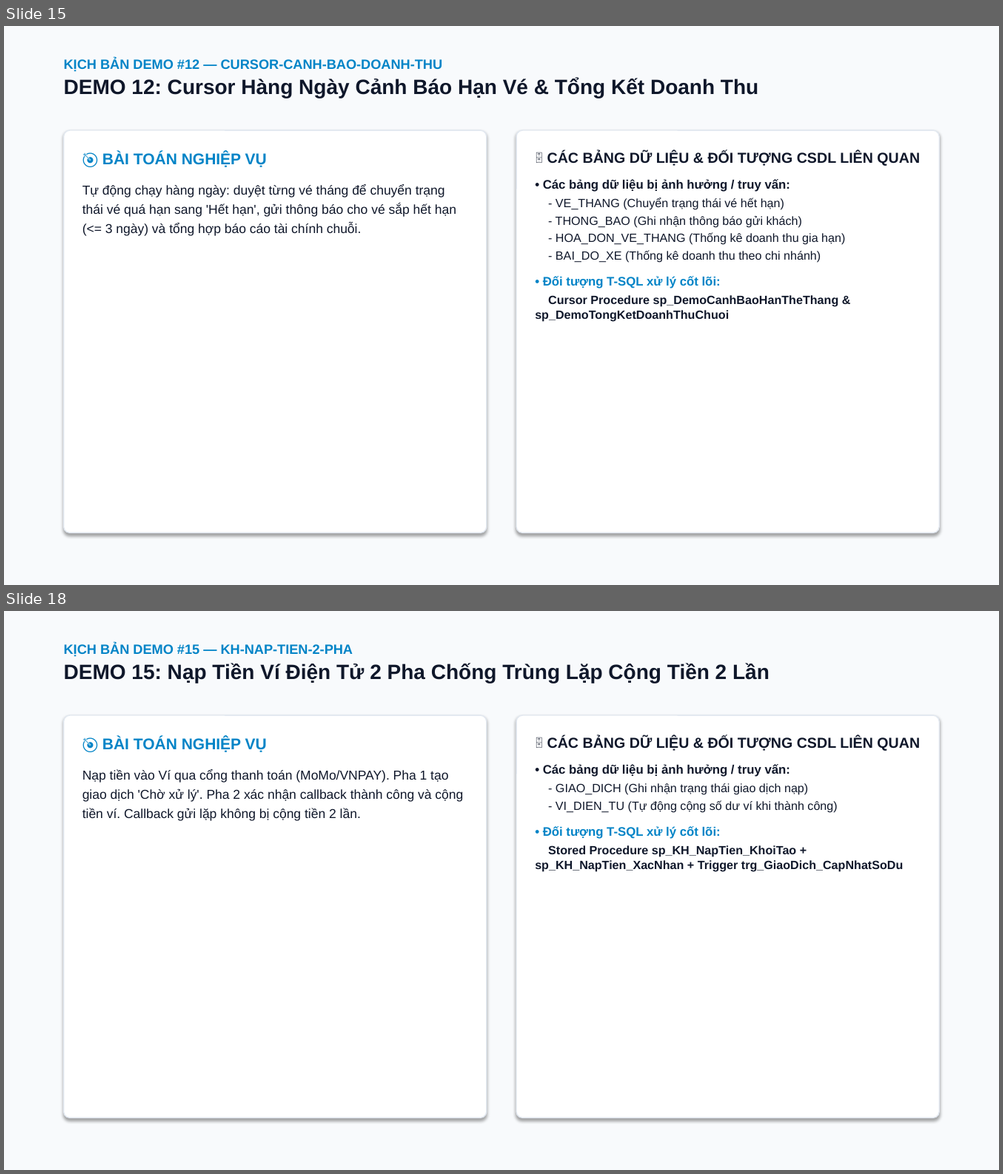
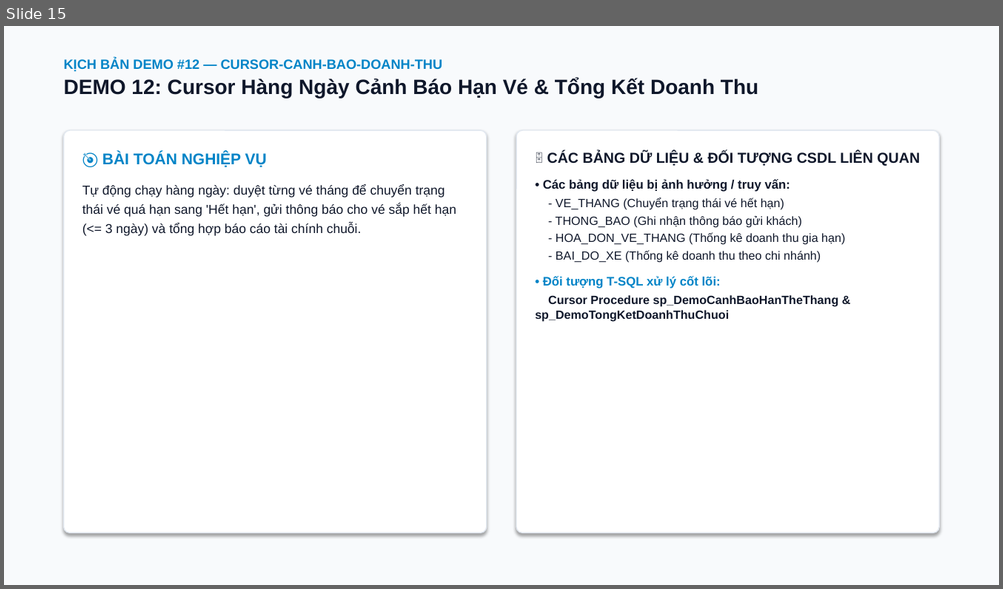
Before and after one commit to 25730084-LeThanhTu/qltt-parking-lot-management, a slide deck: docs/Slides_DoAn_QuanLyChuoiBaiDoXe.pptx. Shown one above the other, each under a label of ours: slides 15 and 18 before the commit, slide 15 after it; the slides between them are not shown. The pictures are 1003x1174 and 1003x589 pixels, drawn with LibreOffice and Linux fonts; fonts in the diff are those of the drawing. Boxes give left, top, right and bottom in pixels: in the first picture for what was removed or moved away, otherwise in the second. Text is boxed around its words. In the diff, an @@ line names an element or a change of style, - is before the commit and + after.

```diff
--- a/docs/Slides_DoAn_QuanLyChuoiBaiDoXe.pptx
+++ b/docs/Slides_DoAn_QuanLyChuoiBaiDoXe.pptx
@@ slide 18 removed at bbox=[4, 611, 999, 1170], background #F8FAFC @@
@@ text removed at bbox=[64, 644, 769, 684] @@
-KỊCH BẢN DEMO #15 — KH-NAP-TIEN-2-PHA
-DEMO 15: Nạp Tiền Ví Điện Tử 2 Pha Chống Trùng Lặp Cộng Tiền 2 Lần
@@ rounded rectangle removed at bbox=[64, 715, 486, 1119] @@
@@ rounded rectangle removed at bbox=[517, 715, 939, 1119] @@
@@ text removed at bbox=[82, 737, 463, 821] @@
-🎯 BÀI TOÁN NGHIỆP VỤ
-Nạp tiền vào Ví qua cổng thanh toán (MoMo/VNPAY). Pha 1 tạo giao dịch 'Chờ xử lý'. Pha 2 xác nhận callback thành công và cộng tiền ví. Callback gửi lặp không bị cộng tiền 2 lần.
@@ text removed at bbox=[535, 737, 919, 871] @@
-🗄️ CÁC BẢNG DỮ LIỆU & ĐỐI TƯỢNG CSDL LIÊN QUAN
-• Các bảng dữ liệu bị ảnh hưởng / truy vấn:
-- GIAO_DICH (Ghi nhận trạng thái giao dịch nạp)
-- VI_DIEN_TU (Tự động cộng số dư ví khi thành công)
-• Đối tượng T-SQL xử lý cốt lõi:
-Stored Procedure sp_KH_NapTien_KhoiTao + sp_KH_NapTien_XacNhan + Trigger trg_GiaoDich_CapNhatSoDu
```
Also in this commit, not shown: 8 other slides removed, 1 other file.
